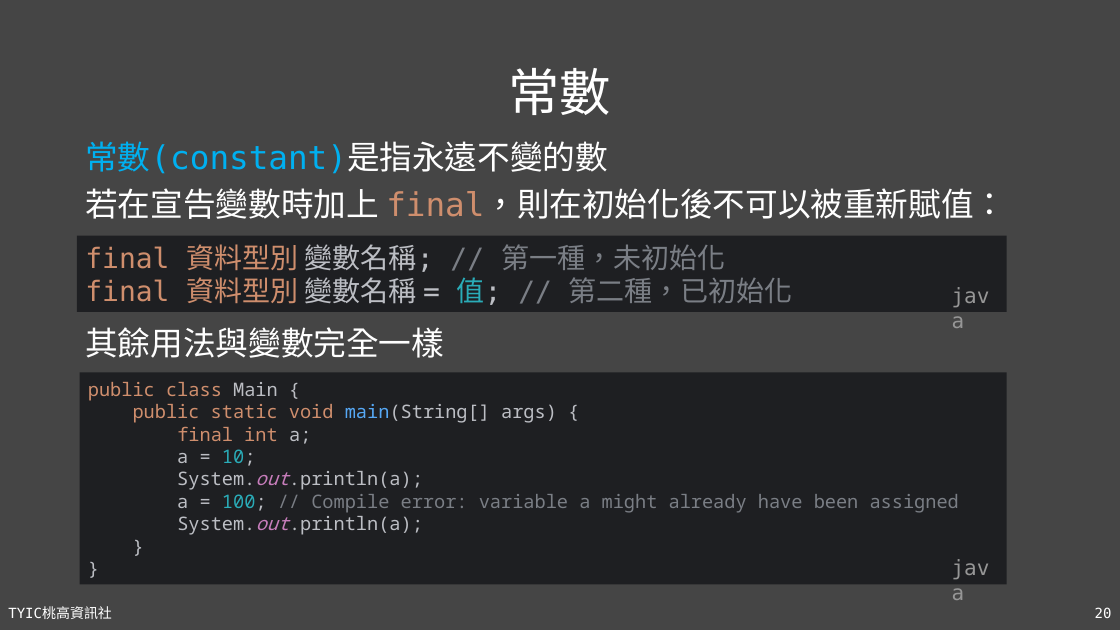
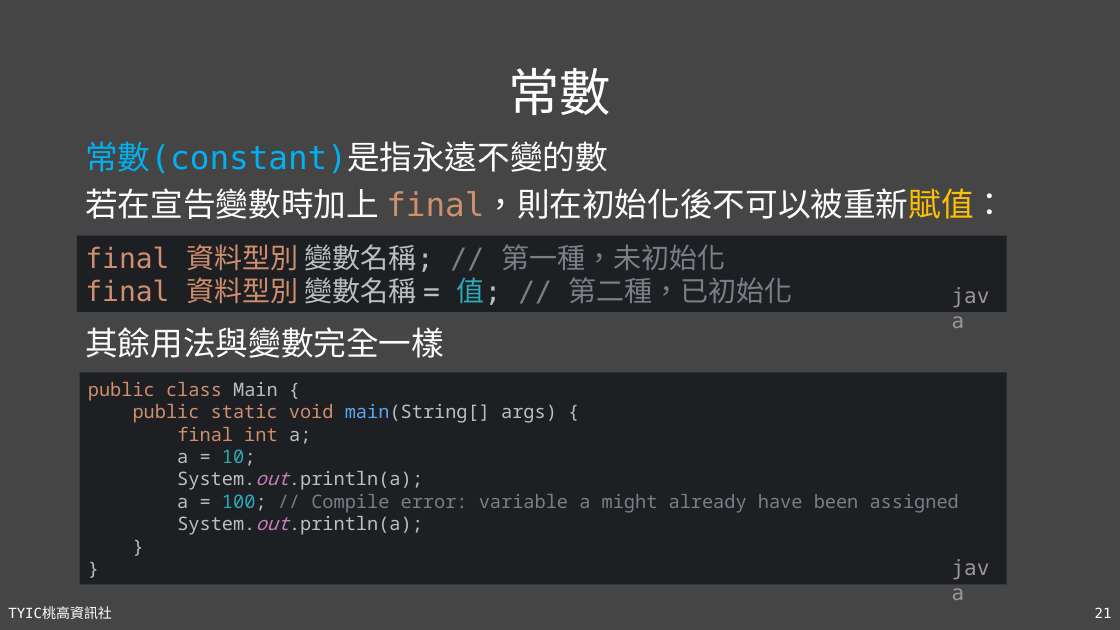
Before and after one commit to TYSHIC/slides, a slide deck: slide 21 of powerpoint/04_初探Java.pptx (slide 20 before the commit). Drawn at 1120x630 pixels with LibreOffice and Linux fonts; fonts in the diff are those of the drawing. Boxes give left, top, right and bottom in pixels: in the first picture for what was removed or moved away, otherwise in the second. Text is boxed around its words. In the diff, an @@ line names an element or a change of style, - is before the commit and + after.

```diff
--- a/powerpoint/04_初探Java.pptx
+++ b/powerpoint/04_初探Java.pptx
@@ text at [85, 188, 1006, 219]: text colour #FFFFFF to #FFC000 in "final，則在初始化後不可以被重新賦值：" @@
@@ page number at [1095, 607, 1112, 618]: text changed @@
-20
+21
```
Also in this commit, not shown: 5 other slides changed, 1 slide added, 14 other files.
